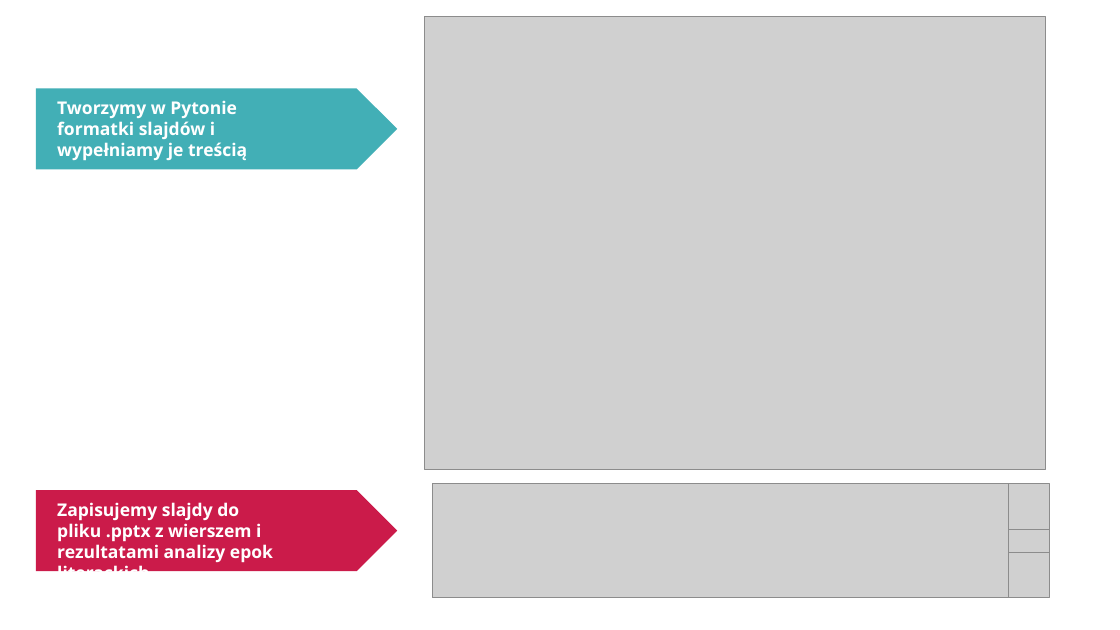
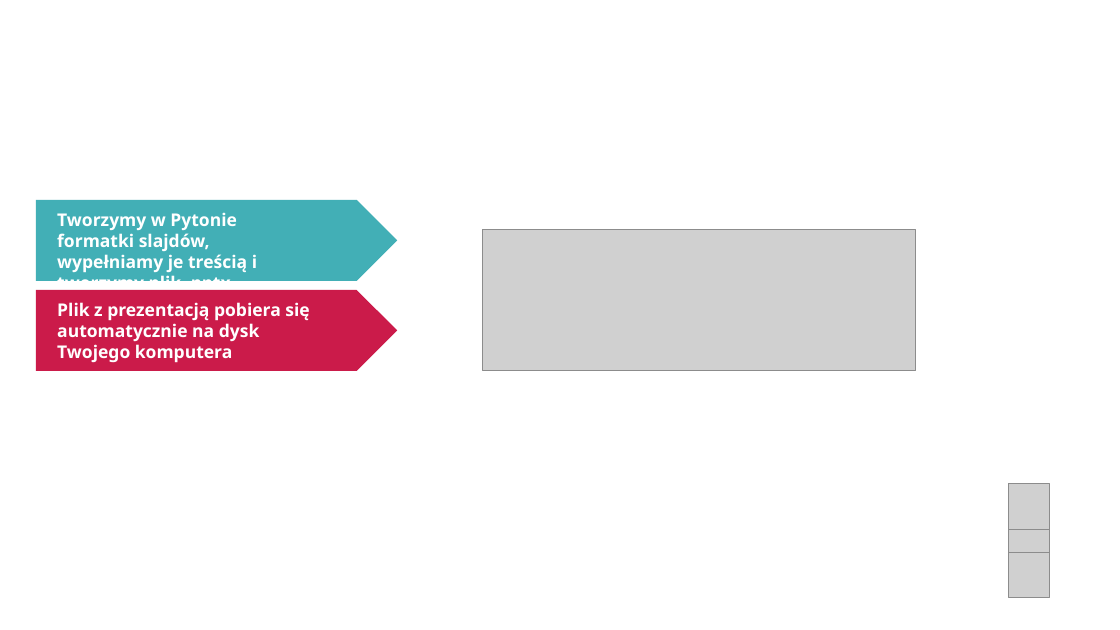
Before and after one commit to kuba-lakrystian/AI_Art, a slide deck: slide 15 of AI_Art_test_podsumowania/08_Prezentacja/Generowanie_wierszy_GPT_2.pptx. Drawn at 1120x630 pixels with LibreOffice and Linux fonts; fonts in the diff are those of the drawing; grey boxes stand for pictures. Boxes give left, top, right and bottom in pixels: in the first picture for what was removed or moved away, otherwise in the second. Text is boxed around its words. In the diff, an @@ line names an element or a change of style, - is before the commit and + after.

```diff
--- a/AI_Art_test_podsumowania/08_Prezentacja/Generowanie_wierszy_GPT_2.pptx
+++ b/AI_Art_test_podsumowania/08_Prezentacja/Generowanie_wierszy_GPT_2.pptx
@@ picture removed at bbox=[424, 17, 1045, 470] @@
@@ pentagon arrow: place and size @@
-pentagon arrow at bbox=[36, 88, 397, 169]
+pentagon arrow at bbox=[36, 200, 397, 281]
@@ text at bbox=[57, 212, 257, 294]: text changed @@
-Tworzymy w Pytonie formatki slajdów i wypełniamy je treścią
+Tworzymy w Pytonie formatki slajdów, wypełniamy je treścią i tworzymy plik .pptx
@@ picture added at bbox=[482, 229, 916, 371] @@
@@ pentagon arrow: place and size @@
-pentagon arrow at bbox=[36, 490, 397, 571]
+pentagon arrow at bbox=[36, 290, 397, 371]
@@ text at bbox=[57, 302, 309, 363]: text changed @@
-Zapisujemy slajdy do pliku .pptx z wierszem i rezultatami analizy epok literackich
+Plik z prezentacją pobiera się automatycznie na dysk Twojego komputera
@@ picture removed at bbox=[433, 484, 1023, 598] @@
```
Also in this commit, not shown: 4 other slides changed, 1 slide added.
